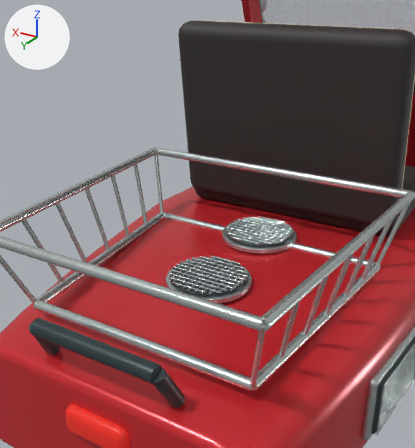
The glTF model vehicles/shopping_trike.glb, before and after one commit.
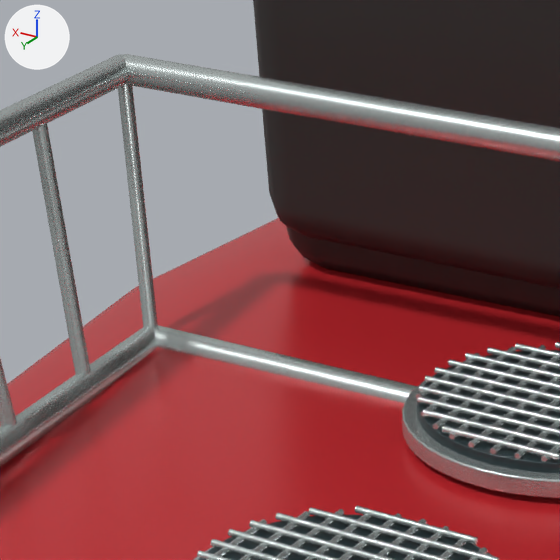
There are two pictures of each version: one from a camera (50 mm lens) standing at (-0.572, 1.74, 1.161) and looking at (0.147, 0.54, 0.562), one close up on the part from 30% to 63% of the width and 30% to 60% of the height. The lights are fixed; the arrows at upper left show +X, +Y and +Z. The older version's two pictures come first. Where no turn or scale is listed for an object, it has been applied to the vertices.

In view in the first close-up: 'Basket rim', 'Basket rim.001', 'Basket rim.004', 'Basket rim.005', 'Basket wire.007', 'Basket wire.008', 'Deck vent bezel', 'Deck vent recess', 'Deck vent recess.001', 'Seat cushion', 'Seat pedestal and rear deck', 'Upright seat back' and 36 more.
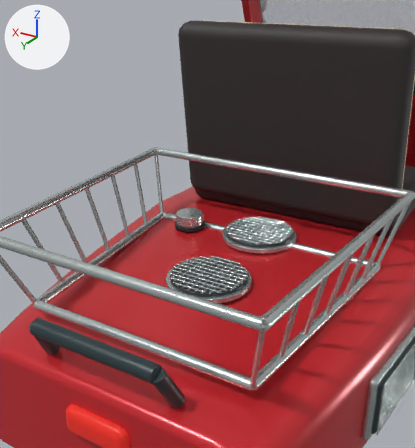
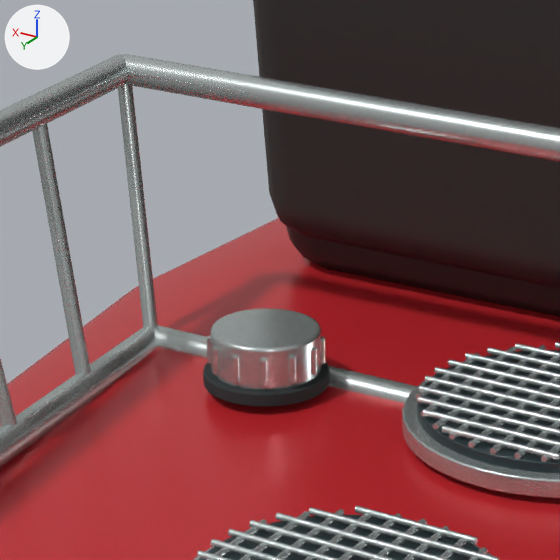
Commit message: Model the shopping trike filler cap beside its rear deck vents

Pixel boxes [x1, y1, x2, y2] of what changed, in the close-ups (560 x 560 px):
'Filler cap', added
    after: [210, 308, 321, 391]
'Filler gasket', added
    after: [203, 362, 329, 407]
'Cap grip.004', added
    after: [259, 359, 268, 386]
'Cap grip.005', added
    after: [288, 356, 296, 383]
'Cap grip.003', added
    after: [232, 355, 239, 383]
'Cap grip.006', added
    after: [311, 347, 317, 375]
'Cap grip.002', added
    after: [212, 347, 219, 374]
'Cap grip.007', added
    after: [321, 337, 325, 364]
'Cap grip.001', added
    after: [207, 336, 211, 363]

The change, as a list of edits to the scene's bpy script:
```text
Add me_cylinder_112_1:
    me_cylinder_112_1.from_pydata(...)  # 192 vertices, 380 faces; spans x -0.04..0.04, y -0.04..0.04, z -0.0045..0.0045
    me_cylinder_112_1.materials.append(mat_tire_rubber)  # dark grey #2c3234
Add me_cylinder_113_1:
    me_cylinder_113_1.from_pydata(...)  # 192 vertices, 380 faces; spans x -0.035..0.035, y -0.035..0.035, z -0.015..0.015
    me_cylinder_113_1.materials.append(mat_brushed_equipment_metal)  # light grey #c4cdcb
Add me_cylinder_121_1:
    me_cylinder_121_1.from_pydata(...)  # 96 vertices, 188 faces; spans x -0.0025..0.0025, y -0.0025..0.0025, z -0.0085..0.0085
    me_cylinder_121_1.materials.append(mat_brushed_equipment_metal)  # light grey #c4cdcb
Add me_cylinder_120_1:
    me_cylinder_120_1.from_pydata(...)  # 96 vertices, 188 faces; spans x -0.0025..0.0025, y -0.0025..0.0025, z -0.0085..0.0085
    me_cylinder_120_1.materials.append(mat_brushed_equipment_metal)  # light grey #c4cdcb
Add me_cylinder_119_1:
    me_cylinder_119_1.from_pydata(...)  # 96 vertices, 188 faces; spans x -0.0025..0.0025, y -0.0025..0.0025, z -0.0085..0.0085
    me_cylinder_119_1.materials.append(mat_brushed_equipment_metal)  # light grey #c4cdcb
Add me_cylinder_117_1:
    me_cylinder_117_1.from_pydata(...)  # 96 vertices, 188 faces; spans x -0.0025..0.0025, y -0.0025..0.0025, z -0.0085..0.0085
    me_cylinder_117_1.materials.append(mat_brushed_equipment_metal)  # light grey #c4cdcb
Add me_cylinder_116_1:
    me_cylinder_116_1.from_pydata(...)  # 96 vertices, 188 faces; spans x -0.0025..0.0025, y -0.0025..0.0025, z -0.0085..0.0085
    me_cylinder_116_1.materials.append(mat_brushed_equipment_metal)  # light grey #c4cdcb
Add ob_filler_gasket:
    ob_filler_gasket = bpy.data.objects.new('Filler gasket', me_cylinder_112_1)
    ob_filler_gasket.location = (0.19, 0.56, 0.559)
Add ob_filler_cap:
    ob_filler_cap = bpy.data.objects.new('Filler cap', me_cylinder_113_1)
    ob_filler_cap.location = (0.19, 0.56, 0.577)
Add ob_cap_grip_007:
    ob_cap_grip_007 = bpy.data.objects.new('Cap grip.007', me_cylinder_121_1)
    ob_cap_grip_007.location = (0.1597, 0.5425, 0.5765)
Add ob_cap_grip_006:
    ob_cap_grip_006 = bpy.data.objects.new('Cap grip.006', me_cylinder_120_1)
    ob_cap_grip_006.location = (0.155, 0.56, 0.5765)
Add ob_cap_grip_005:
    ob_cap_grip_005 = bpy.data.objects.new('Cap grip.005', me_cylinder_119_1)
    ob_cap_grip_005.location = (0.1597, 0.5775, 0.5765)
Add ob_cap_grip_004:
    ob_cap_grip_004 = bpy.data.objects.new('Cap grip.004', me_cylinder_120_1.copy())
    ob_cap_grip_004.location = (0.1725, 0.5903, 0.5765)
Add ob_cap_grip_003:
    ob_cap_grip_003 = bpy.data.objects.new('Cap grip.003', me_cylinder_117_1)
    ob_cap_grip_003.location = (0.19, 0.595, 0.5765)
Add ob_cap_grip_002:
    ob_cap_grip_002 = bpy.data.objects.new('Cap grip.002', me_cylinder_116_1)
    ob_cap_grip_002.location = (0.2075, 0.5903, 0.5765)
Add ob_cap_grip_001:
    ob_cap_grip_001 = bpy.data.objects.new('Cap grip.001', me_cylinder_117_1.copy())
    ob_cap_grip_001.location = (0.2203, 0.5775, 0.5765)
```
